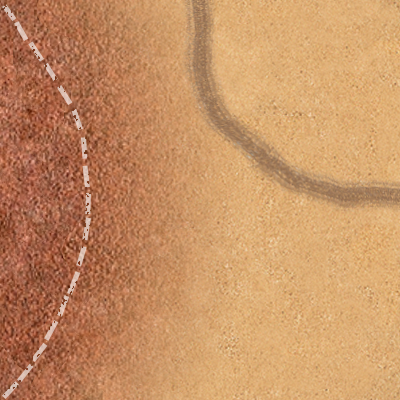
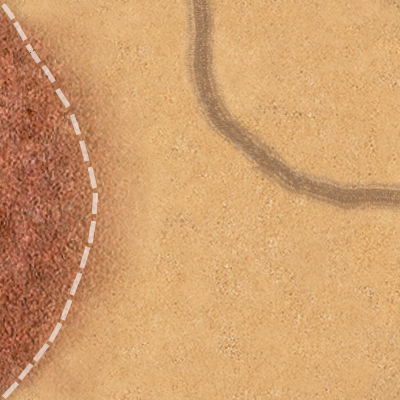
Layers edited between the first and the second 400px x 400px image:
moved "Линия 17" above "3td_AfricaRoad_01H", painted on it over (1, 3, 98, 399)
painted on "3td_AfricaRoad_01H" over (180, 0, 400, 217)
painted on "Слой 2" over (0, 0, 249, 400)
added layer "Фон" over (0, 0, 400, 400)
